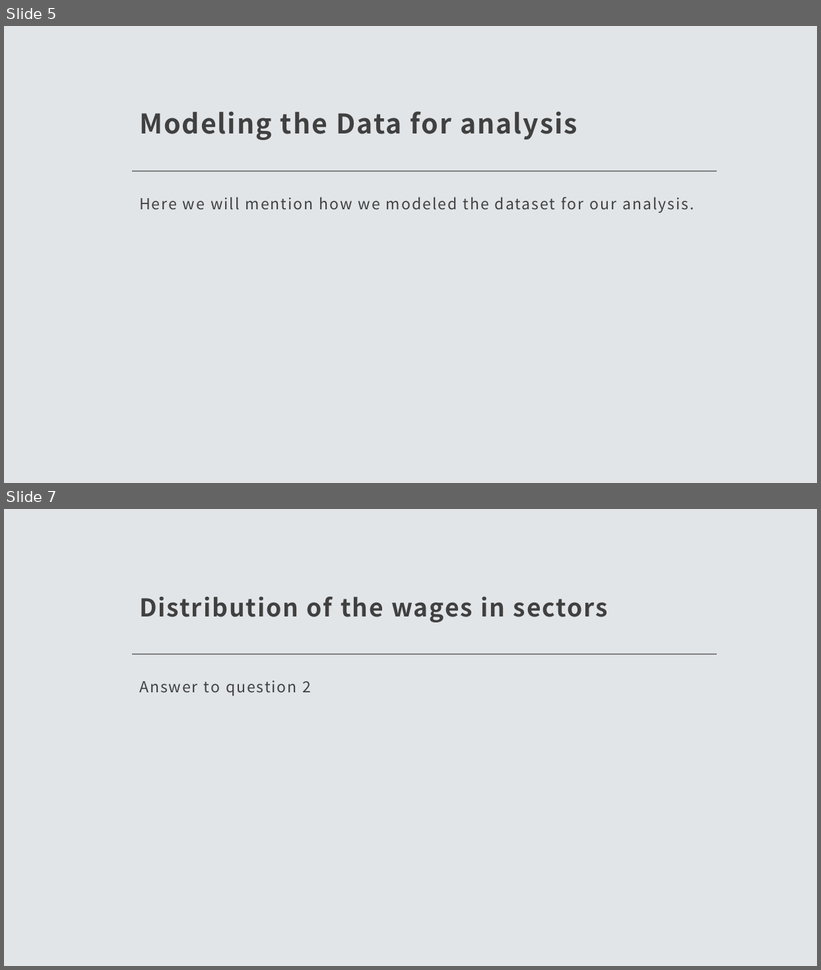
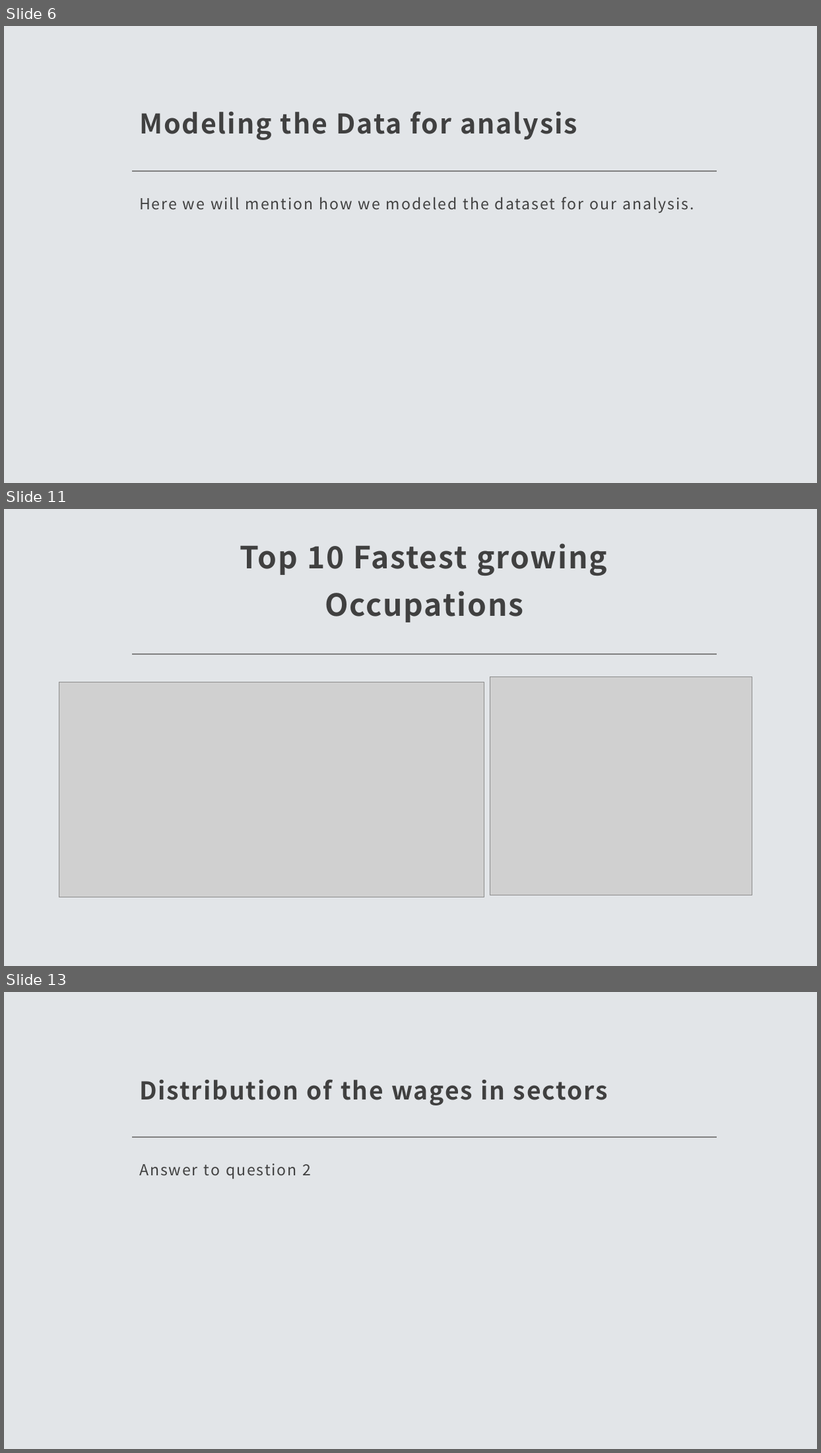
Before and after one commit to vinaya-kusuma/Project1, a slide deck: Project1.pptx. Shown one above the other, each under a label of ours: slides 5 and 7 before the commit, slides 6, 11 and 13 after it; the slides between them are not shown. The pictures are 821x970 and 821x1453 pixels, drawn with LibreOffice and Linux fonts; fonts in the diff are those of the drawing; grey boxes stand for pictures. Boxes give left, top, right and bottom in pixels: in the first picture for what was removed or moved away, otherwise in the second. Text is boxed around its words. In the diff, an @@ line names an element or a change of style, - is before the commit and + after.

```diff
--- a/Project1.pptx
+++ b/Project1.pptx
@@ slide 11 added at [4, 509, 817, 966], background #E2E5E8; not listed: 1 template element that a slide beside it also shows @@
@@ title added at [240, 543, 607, 623], 36 pt, text #404040, bold @@
+Top 10 Fastest growing Occupations
@@ picture added at [59, 683, 484, 898] @@
@@ picture added at [490, 677, 753, 896] @@
@@ what was slide 5 is now slide 6 @@
@@ what was slide 7 is now slide 13 @@
```
Also in this commit, not shown: 3 slides changed, 7 other slides added, 2 slides removed.
